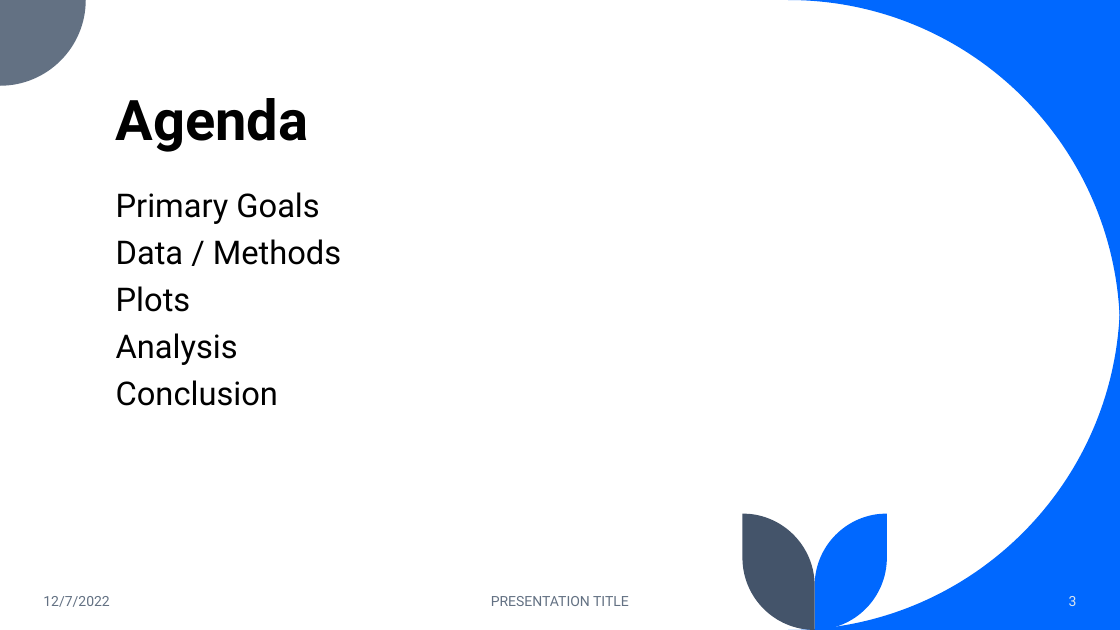
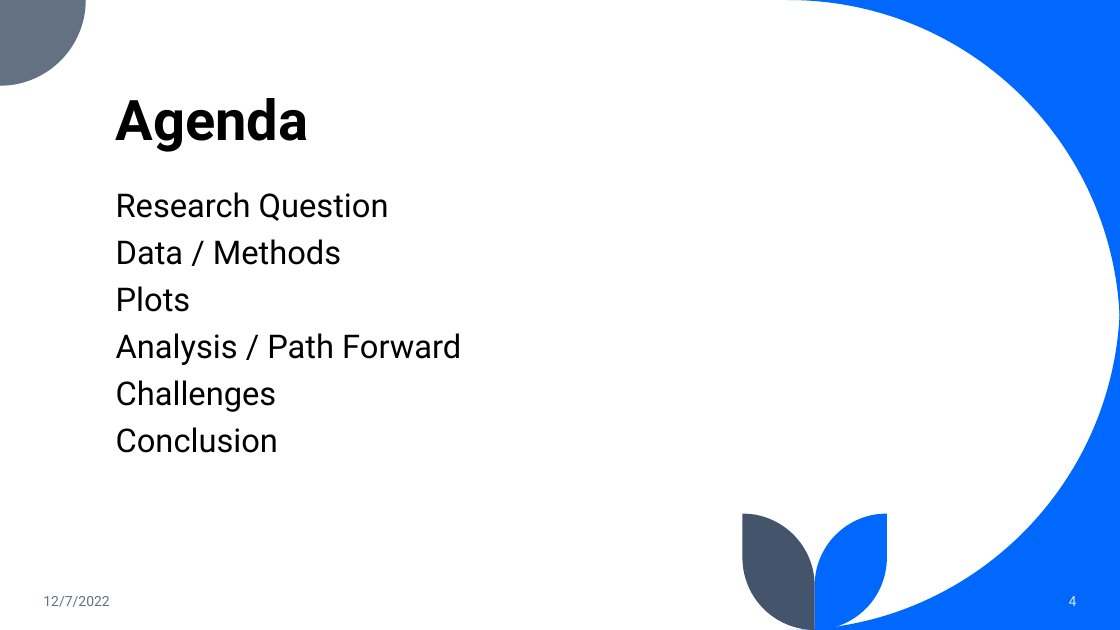
Before and after one commit to ccabes15/Congression_Trading, a slide deck: slide 4 of Presentation/Stock_Trading_Cabrey.pptx (slide 3 before the commit). Drawn at 1120x630 pixels with LibreOffice and Linux fonts; fonts in the diff are those of the drawing. Boxes give left, top, right and bottom in pixels: in the first picture for what was removed or moved away, otherwise in the second. Text is boxed around its words. In the diff, an @@ line names an element or a change of style, - is before the commit and + after.

```diff
--- a/Presentation/Stock_Trading_Cabrey.pptx
+++ b/Presentation/Stock_Trading_Cabrey.pptx
@@ text at [116, 192, 389, 221]: text changed @@
-Primary Goals
+Research Question
@@ text at [116, 333, 461, 412]: text changed @@
-Analysis
+Analysis / Path Forward
+Challenges
@@ text removed at [491, 596, 629, 606] @@
-PRESENTATION TITLE
@@ page number at [1069, 596, 1077, 606]: text changed @@
-3
+4
```
Also in this commit, not shown: 4 other slides changed, 12 slides added, 6 other files.
